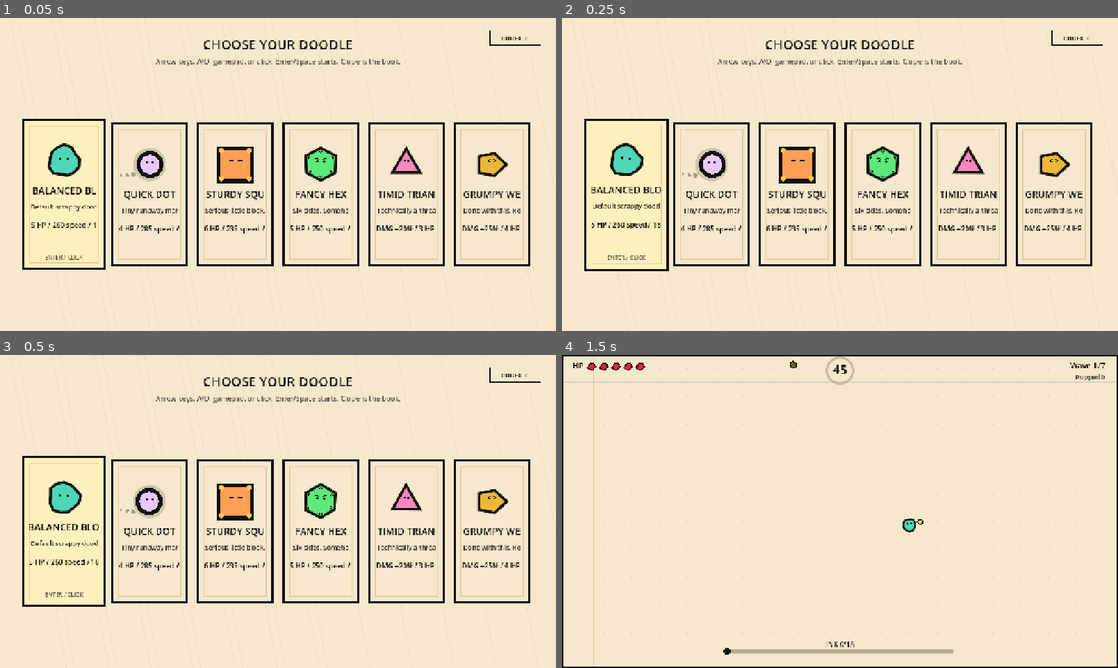
Above: before the commit, frames 1-4 (two rows, left to right).
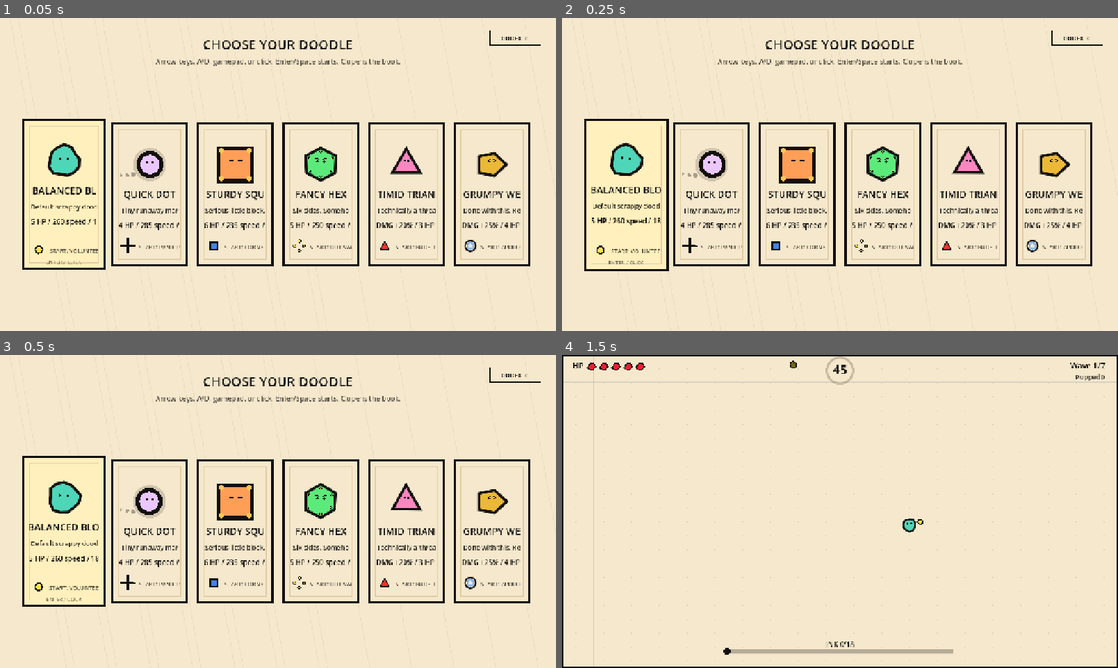
Above: after the commit, the same moments.

Repository: muratgur/shape-survivor
Game: Godot game, scene res://scenes/main.tscn
The game is run twice, just before and just after one commit, with the same random seed, the same clock (stepped at 60 frames per second) and the same inputs.
Inputs (mouse positions are in pixels of both pictures, inside the frame that each line leads up to):
- Up to frame 1 (0.05 s): no input
- Up to frame 2 (0.25 s): no input
- Up to frame 3 (0.5 s): no input
- Up to frame 4 (1.5 s): tap Enter (confirm) at 0.5 s; move the mouse to (962, 495) at 0.52 s; hold D (move_right) 0.53-1.28 s; hold Enter (confirm) 0.53-1.28 s; click (962, 495) at 0.67 s; tap Space at 0.77 s; move the mouse to (728, 527) at 1.27 s; hold S (move_down) from 1.28 s (still down); tap C (open_codex) at 1.35 s

The runs differ from the first frame. In frame 1, 1.4% of the frame differs, in the area x 5-94%, y 64-79%; in frame 2, 1.5%, in the area x 5-94%, y 63-79%; in frame 3, 1.5%; in frame 4, nothing differs.

Commit message:
Add starter weapon IDs to characters and enhance character descriptions in codex

Diff:
--- a/scripts/main.gd
+++ b/scripts/main.gd
@@ -271,7 +271,7 @@
 	base_damage_multiplier = 1.0
 	side_bonus_per_extra_side = 0.0
 	weapons = {
-		"volunteer_dot": {"level": 1, "timer": 0.30}
+		_starter_weapon_id_for_character(_character_by_id(selected_character_id)): {"level": 1, "timer": 0.30}
 	}
 	active_sweeps.clear()
 	pending_volunteer_shots.clear()
@@ -1249,7 +1249,7 @@
 
 
 func _is_weapon_id(id: String) -> bool:
-	return id in ["volunteer_dot", "corner_cannon", "dot_swarm", "rude_triangle", "orbit_ruler", "apology_orb", "panic_pinwheel"]
+	return _is_starter_weapon_id(id)
 
 
 func _nearest_enemy(max_distance: float = 999999.0):
@@ -1388,6 +1388,7 @@
 		{
 			"id": "balanced_blob",
 			"name": "BALANCED BLOB",
+			"starter_weapon_id": "volunteer_dot",
 			"line": "Default scrappy doodle. Adapts without drama.",
 			"stat_line": "5 HP / 260 speed / 18 radius",
 			"max_hp": 5,
@@ -1398,6 +1399,7 @@
 		{
 			"id": "quick_dot",
 			"name": "QUICK DOT",
+			"starter_weapon_id": "panic_pinwheel",
 			"line": "Tiny runaway mark. Faster, but less forgiving.",
 			"stat_line": "4 HP / 285 speed / 16 radius",
 			"max_hp": 4,
@@ -1408,6 +1410,7 @@
 		{
 			"id": "sturdy_square",
 			"name": "STURDY SQUARE",
+			"starter_weapon_id": "corner_cannon",
 			"line": "Serious little block. Safer, slower, easier to tag.",
 			"stat_line": "6 HP / 235 speed / 20 radius",
 			"max_hp": 6,
@@ -1418,6 +1421,7 @@
 		{
 			"id": "fancy_hex",
 			"name": "FANCY HEX",
+			"starter_weapon_id": "dot_swarm",
 			"line": "Six sides. Somehow smug about it.",
 			"stat_line": "5 HP / 250 speed / 6 sides",
 			"max_hp": 5,
@@ -1429,6 +1433,7 @@
 		{
 			"id": "timid_triangle",
 			"name": "TIMID TRIANGLE",
+			"starter_weapon_id": "rude_triangle",
 			"line": "Technically a threat. Emotionally, less certain.",
 			"stat_line": "DMG +20% / 3 HP / 300 speed",
 			"max_hp": 3,
@@ -1440,6 +1445,7 @@
 		{
 			"id": "grumpy_wedge",
 			"name": "GRUMPY WEDGE",
+			"starter_weapon_id": "apology_orb",
 			"line": "Done with this. Ready when you are.",
 			"stat_line": "DMG +25% / 4 HP / 245 speed",
 			"max_hp": 4,
@@ -1456,6 +1462,17 @@
 		if str(character.get("id", "")) == character_id:
 			return character
 	return character_roster[0] if not character_roster.is_empty() else {}
+
+
+func _starter_weapon_id_for_character(character: Dictionary) -> String:
+	var starter_id = str(character.get("starter_weapon_id", "volunteer_dot"))
+	if _is_starter_weapon_id(starter_id):
+		return starter_id
+	return "volunteer_dot"
+
+
+func _is_starter_weapon_id(id: String) -> bool:
+	return id in ["volunteer_dot", "corner_cannon", "dot_swarm", "rude_triangle", "orbit_ruler", "apology_orb", "panic_pinwheel"]
 
 
 func _build_upgrade_pool() -> void:
--- a/scripts/ui/character_select.gd
+++ b/scripts/ui/character_select.gd
@@ -104,11 +104,14 @@
 	var name = str(character.get("name", "UNKNOWN"))
 	var line = str(character.get("line", ""))
 	var stats = str(character.get("stat_line", ""))
+	var starter_id = _safe_starter_id(str(character.get("starter_weapon_id", "volunteer_dot")))
 	draw_string(font, card_rect.position + Vector2(14.0, 172.0), name, HORIZONTAL_ALIGNMENT_CENTER, card_rect.size.x - 28.0, 22, INK)
 	draw_string(font, card_rect.position + Vector2(18.0, 207.0), line, HORIZONTAL_ALIGNMENT_CENTER, card_rect.size.x - 36.0, 15, Color(0.07, 0.06, 0.05, 0.86))
-	draw_string(font, card_rect.position + Vector2(16.0, 250.0), stats, HORIZONTAL_ALIGNMENT_CENTER, card_rect.size.x - 32.0, 16, INK)
+	draw_string(font, card_rect.position + Vector2(16.0, 242.0), stats, HORIZONTAL_ALIGNMENT_CENTER, card_rect.size.x - 32.0, 16, INK)
+	_draw_starter_icon(starter_id, card_rect.position + Vector2(38.0, card_rect.size.y - 47.0), selected)
+	draw_string(font, card_rect.position + Vector2(62.0, card_rect.size.y - 39.0), "START: " + _starter_name(starter_id), HORIZONTAL_ALIGNMENT_LEFT, card_rect.size.x - 78.0, 13, Color(0.07, 0.06, 0.05, 0.72))
 	if selected:
-		draw_string(font, card_rect.position + Vector2(16.0, card_rect.size.y - 24.0), "ENTER / CLICK", HORIZONTAL_ALIGNMENT_CENTER, card_rect.size.x - 32.0, 13, Color(0.07, 0.06, 0.05, 0.64))
+		draw_string(font, card_rect.position + Vector2(16.0, card_rect.size.y - 14.0), "ENTER / CLICK", HORIZONTAL_ALIGNMENT_CENTER, card_rect.size.x - 32.0, 12, Color(0.07, 0.06, 0.05, 0.58))
 
 
 func _draw_character_icon(character_id: String, center: Vector2, color: Color, selected: bool) -> void:
@@ -219,6 +222,63 @@
 	return Rect2(Vector2(viewport_size.x - 152.0, 28.0), Vector2(116.0, 34.0))
 
 
+func _safe_starter_id(starter_id: String) -> String:
+	if starter_id in ["volunteer_dot", "panic_pinwheel", "corner_cannon", "dot_swarm", "rude_triangle", "orbit_ruler", "apology_orb"]:
+		return starter_id
+	return "volunteer_dot"
+
+
+func _starter_name(starter_id: String) -> String:
+	match starter_id:
+		"panic_pinwheel":
+			return "PANIC PINWHEEL"
+		"corner_cannon":
+			return "CORNER CANNON"
+		"dot_swarm":
+			return "DOT SWARM"
+		"rude_triangle":
+			return "RUDE TRIANGLE"
+		"orbit_ruler":
+			return "ORBIT RULER"
+		"apology_orb":
+			return "APOLOGY ORB"
+	return "VOLUNTEER DOT"
+
+
+func _draw_starter_icon(starter_id: String, center: Vector2, selected: bool) -> void:
+	var wobble = sin(_pulse * 4.0) * (0.08 if selected else 0.03)
+	match starter_id:
+		"panic_pinwheel":
+			for i in range(4):
+				draw_set_transform(center, wobble + TAU * float(i) / 4.0, Vector2.ONE)
+				draw_rect(Rect2(Vector2(0.0, -2.4), Vector2(18.0, 4.8)), INK)
+			draw_set_transform(Vector2.ZERO, 0.0, Vector2.ONE)
+		"corner_cannon":
+			draw_rect(Rect2(center - Vector2(10.0, 10.0), Vector2(20.0, 20.0)), INK)
+			draw_rect(Rect2(center - Vector2(6.5, 6.5), Vector2(13.0, 13.0)), Color(0.25, 0.52, 0.91))
+		"dot_swarm":
+			for i in range(4):
+				var p = center + Vector2.RIGHT.rotated(wobble + TAU * float(i) / 4.0) * 11.0
+				draw_circle(p, 4.0, INK)
+				draw_circle(p, 2.3, Color(0.97, 0.89, 0.24))
+		"rude_triangle":
+			var points = PackedVector2Array([center + Vector2(0.0, -13.0), center + Vector2(12.0, 10.0), center + Vector2(-12.0, 10.0)])
+			draw_colored_polygon(points, INK)
+			draw_colored_polygon(PackedVector2Array([center + Vector2(0.0, -8.5), center + Vector2(7.5, 6.5), center + Vector2(-7.5, 6.5)]), Color(0.93, 0.21, 0.16))
+		"orbit_ruler":
+			draw_set_transform(center, 0.22 + wobble, Vector2.ONE)
+			draw_rect(Rect2(Vector2(-16.0, -3.5), Vector2(32.0, 7.0)), INK)
+			draw_rect(Rect2(Vector2(-13.0, -1.5), Vector2(26.0, 3.0)), Color(0.66, 0.91, 0.62))
+			draw_set_transform(Vector2.ZERO, 0.0, Vector2.ONE)
+		"apology_orb":
+			draw_arc(center, 12.0, 0.0, TAU, 28, INK, 2.5, true)
+			draw_arc(center, 7.0, 0.0, TAU, 24, Color(0.45, 0.70, 1.0), 2.0, true)
+		_:
+			draw_circle(center, 10.0, INK)
+			draw_circle(center, 6.5, Color(0.98, 0.89, 0.24))
+			draw_circle(center + Vector2(2.5, -3.0), 1.3, PAPER)
+
+
 func _closed_points(points: PackedVector2Array) -> PackedVector2Array:
 	var closed = PackedVector2Array(points)
 	if points.size() > 0:
--- a/scripts/ui/codex_registry.gd
+++ b/scripts/ui/codex_registry.gd
@@ -24,12 +24,12 @@
 
 static func _actors() -> Array:
 	return [
-		_entry("BALANCED BLOB", "actor_balanced_blob", "It adapts without drama.", "Standard health, speed, and body size. No special demands.", "5 HP. 260 speed. 18 radius.", "It was here first."),
-		_entry("QUICK DOT", "actor_quick_dot", "Tiny runaway mark.", "Moves faster than the others and has less room for mistakes.", "4 HP. 285 speed. 16 radius.", "A dot with plans."),
-		_entry("STURDY SQUARE", "actor_sturdy_square", "Serious little block.", "Has more health and a larger body. Moves slowly.", "6 HP. 235 speed. 20 radius.", "It believes in corners."),
-		_entry("FANCY HEX", "actor_fancy_hex", "Six sides. Somehow smug.", "Starts with extra sides, which can matter for side-based damage.", "5 HP. 250 speed. 6 sides.", "More angles than necessary."),
-		_entry("TIMID TRIANGLE", "actor_timid_triangle", "Technically a threat.", "Hits harder and moves quickly, but has very little health.", "3 HP. 300 speed. More damage.", "It points away from responsibility."),
-		_entry("GRUMPY WEDGE", "actor_grumpy_wedge", "Done with this.", "Hits harder than most and moves at a careful pace.", "4 HP. 245 speed. More damage.", "It has chosen a direction.")
+		_entry("BALANCED BLOB", "actor_balanced_blob", "It adapts without drama.", "Standard health, speed, and body size. Starts with Volunteer Dot.", "5 HP. 260 speed. 18 radius. See VOLUNTEER DOT.", "It was here first."),
+		_entry("QUICK DOT", "actor_quick_dot", "Tiny runaway mark.", "Moves faster than the others and has less room for mistakes. Starts with Panic Pinwheel.", "4 HP. 285 speed. 16 radius. See PANIC PINWHEEL.", "A dot with plans."),
+		_entry("STURDY SQUARE", "actor_sturdy_square", "Serious little block.", "Has more health and a larger body. Moves slowly. Starts with Corner Cannon.", "6 HP. 235 speed. 20 radius. See CORNER CANNON.", "It believes in corners."),
+		_entry("FANCY HEX", "actor_fancy_hex", "Six sides. Somehow smug.", "Starts with extra sides and Dot Swarm, making the page busier early.", "5 HP. 250 speed. 6 sides. See DOT SWARM.", "More angles than necessary."),
+		_entry("TIMID TRIANGLE", "actor_timid_triangle", "Technically a threat.", "Hits harder and moves quickly, but has very little health. Starts with Rude Triangle.", "3 HP. 300 speed. More damage. See RUDE TRIANGLE.", "It points away from responsibility."),
+		_entry("GRUMPY WEDGE", "actor_grumpy_wedge", "Done with this.", "Hits harder than most and moves at a careful pace. Starts with Apology Orb.", "4 HP. 245 speed. More damage. See APOLOGY ORB.", "It has chosen a direction.")
 	]
 
 
